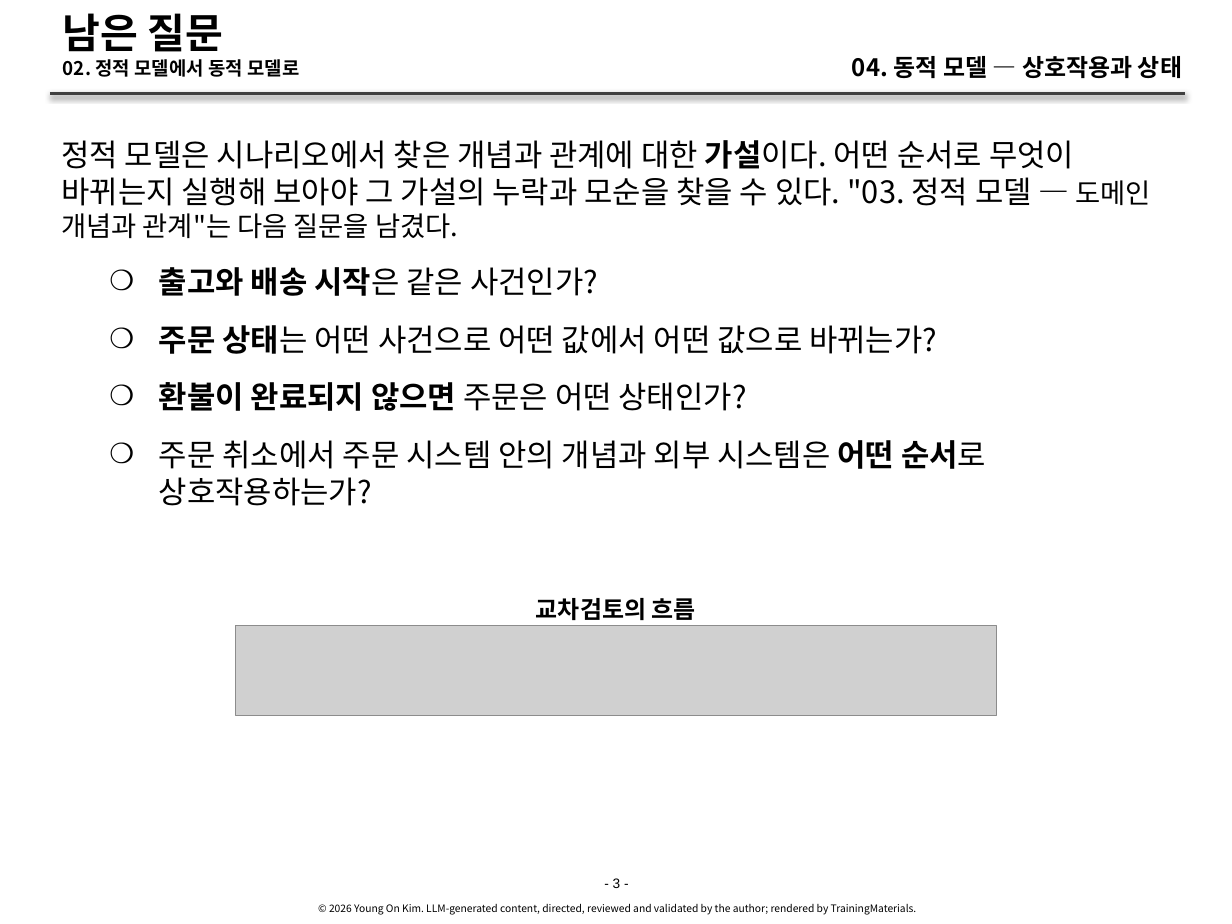
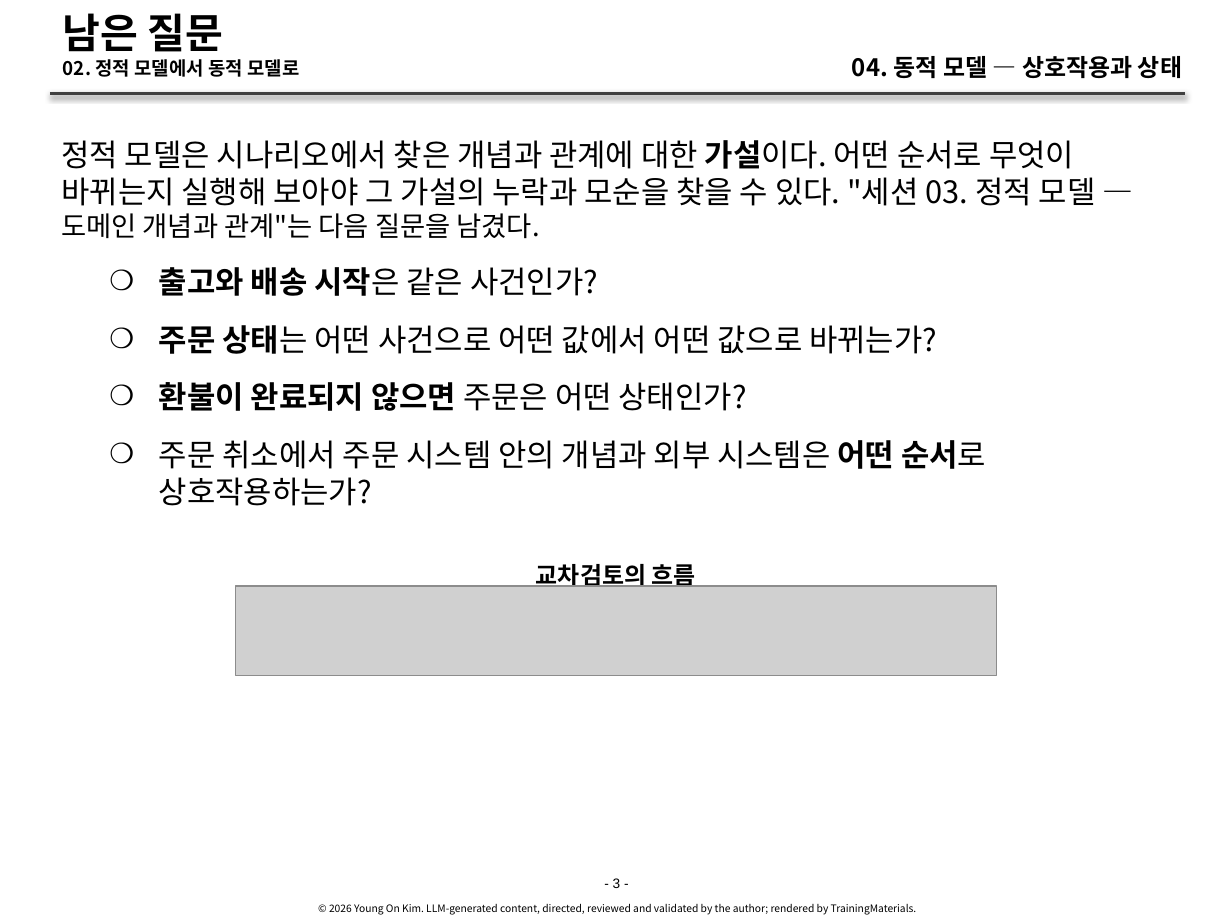
Before and after one commit to YoungSan77/TrainingMaterials, a slide deck: slide 3 of courses/ooad/sessions/s04.pptx. Drawn at 1232x924 pixels with LibreOffice and Linux fonts; fonts in the diff are those of the drawing; grey boxes stand for pictures. Boxes give left, top, right and bottom in pixels: in the first picture for what was removed or moved away, otherwise in the second. Text is boxed around its words. In the diff, an @@ line names an element or a change of style, - is before the commit and + after.

```diff
--- a/courses/ooad/sessions/s04.pptx
+++ b/courses/ooad/sessions/s04.pptx
@@ text at (61,140,1096,239): text changed @@
-정적 모델은 시나리오에서 찾은 개념과 관계에 대한 가설이다. 어떤 순서로 무엇이 바뀌는지 실행해 보아야 그 가설의 누락과 모순을 찾을 수 있다. "03. 정적 모델 — 도메인 개념과 관계"는 다음 질문을 남겼다.
+정적 모델은 시나리오에서 찾은 개념과 관계에 대한 가설이다. 어떤 순서로 무엇이 바뀌는지 실행해 보아야 그 가설의 누락과 모순을 찾을 수 있다. "세션 03. 정적 모델 — 도메인 개념과 관계"는 다음 질문을 남겼다.
@@ text "교차검토의 흐름" rewrapped from (536,598,696,620) to (536,559,696,587) @@
@@ picture: place and size @@
-picture at (235,626,995,716)
+picture at (235,586,995,676)
```
Also in this commit, not shown: 58 other slides changed, 52 other files.
